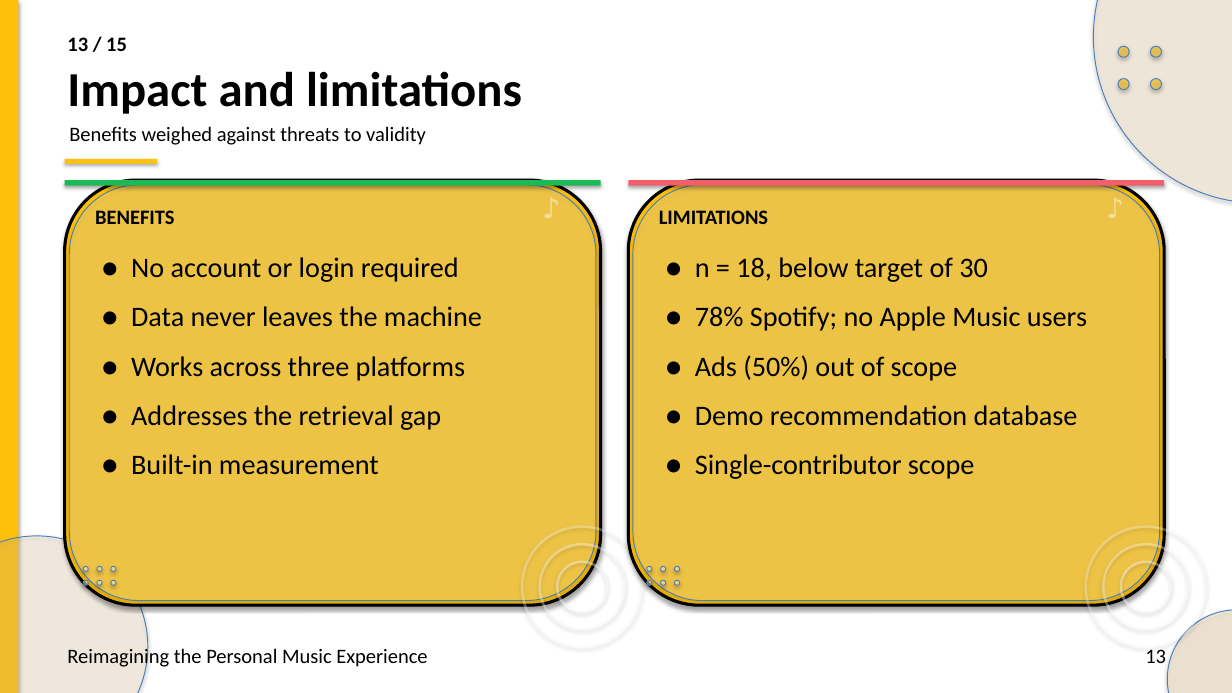
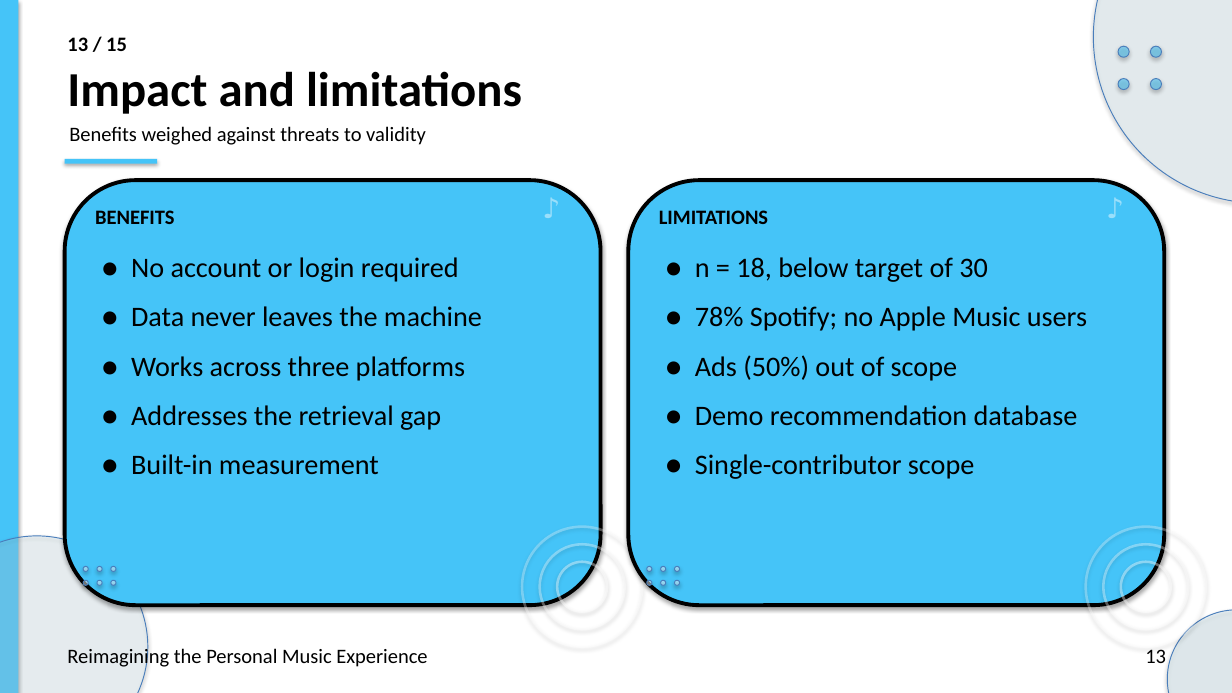
Before and after one commit to preet-kamdar/design-thinking-sem3, a slide deck: slide 13 of docs/Presentation.pptx. Drawn at 1232x693 pixels with LibreOffice and Linux fonts; fonts in the diff are those of the drawing. Boxes give left, top, right and bottom in pixels: in the first picture for what was removed or moved away, otherwise in the second. Text is boxed around its words. In the diff, an @@ line names an element or a change of style, - is before the commit and + after.

```diff
--- a/docs/Presentation.pptx
+++ b/docs/Presentation.pptx
@@ rectangle at bbox=[0, 0, 18, 693]: fill #FFC107 to #45C4F8 @@
@@ ellipse at bbox=[1093, 0, 1232, 203]: fill #FFE0B2 at 28% opacity to #D6F1FC at 28% opacity @@
@@ fill #FFC107 at 55% opacity to #45C4F8 at 55% opacity in 4 elements at bbox=[1118, 46, 1129, 57], bbox=[1151, 46, 1162, 57], bbox=[1118, 79, 1129, 90], bbox=[1151, 79, 1162, 90] @@
@@ rectangle at bbox=[65, 159, 157, 164]: fill #FFC107 to #45C4F8 @@
@@ rounded rectangle at bbox=[65, 180, 601, 605]: fill #FFC107 to #45C4F8; outline #000000 2.4 pt to #000000 3 pt @@
@@ rectangle removed at bbox=[65, 180, 601, 186] @@
@@ rounded rectangle removed at bbox=[69, 185, 596, 601] @@
@@ rounded rectangle at bbox=[628, 180, 1165, 605]: fill #FFC107 to #45C4F8; outline #000000 2.4 pt to #000000 3 pt @@
@@ rectangle removed at bbox=[628, 180, 1165, 186] @@
@@ rounded rectangle removed at bbox=[633, 185, 1160, 601] @@
@@ ellipse at bbox=[0, 536, 148, 693]: fill #FFE0B2 at 24% opacity to #D6F1FC at 24% opacity @@
@@ ellipse at bbox=[1167, 610, 1232, 693]: fill #FFE0B2 at 34% opacity to #D6F1FC at 34% opacity @@
```
Also in this commit, not shown: 14 other slides changed, 2 other files.
